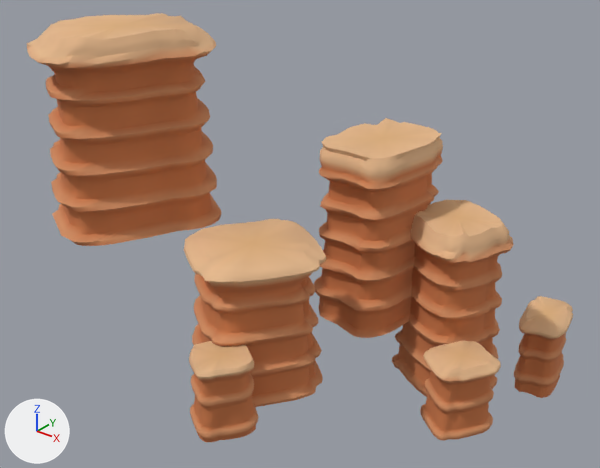
The glTF model public/desert-canyon/vista/terrain-089.glb as it was, and as the next commit left it.
Camera for both pictures: a camera (50 mm lens) standing at (134.7, -181.4, 169.9) and looking at (-5.8, -5.7, 61.0). The axes (+X, +Y, +Z) are drawn at lower left. The lights are the same throughout. The first picture is the older version. Vertices at exactly the same position are counted once.

The older version as bpy lines, for what is in view:
```python
me_mesh_0 = bpy.data.meshes.new('Mesh_0')
me_mesh_0.from_pydata(...)  # 12607 vertices, 24920 faces; spans x -59.1..59.1, y -67.4..67.4, z 0.0..125.4
me_mesh_0.materials.append(mat_material_0)
ob_terrain_089 = bpy.data.objects.new('terrain-089', me_mesh_0)
ob_terrain_089.location = (0.0, 0.0, 0.0)
```
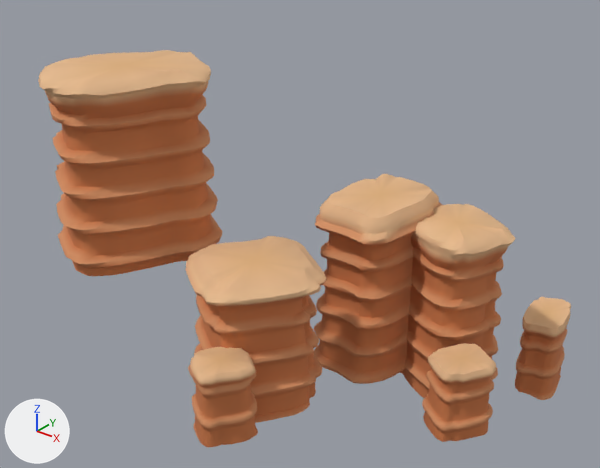
Changed parts and their boxes (x1, y1, x2, y2) in the pictures (600 x 468 px; the box of a moved part takes in the faces that stretch with it):
'terrain-089', reshaped (7% shorter)
    before: (27, 13, 573, 442)
    after: (38, 50, 571, 447)
part 1 of me_mesh_0, rebuilt
    before: (189, 341, 258, 442)
    after: (188, 347, 258, 447)
part 2 of me_mesh_0, rebuilt
    before: (392, 200, 514, 397)
    after: (400, 204, 515, 398)
part 3 of me_mesh_0, rebuilt
    before: (184, 219, 326, 407)
    after: (185, 236, 326, 423)
part 4 of me_mesh_0, rebuilt
    before: (314, 118, 443, 338)
    after: (314, 174, 442, 384)
part 5 of me_mesh_0, rebuilt
    before: (27, 13, 221, 246)
    after: (38, 50, 222, 276)
part 6 of me_mesh_0, rebuilt (9% narrower)
    before: (420, 341, 501, 441)
    after: (422, 343, 496, 442)
part 7 of me_mesh_0, moved or reshaped
    before: (514, 296, 573, 398)
    after: (515, 297, 571, 400)

What the commit changed:
me_mesh_0 is used by ob_terrain_089; location (0.0, 0.0, 0.0).
me_mesh_0 had 12607 vertices, 24920 faces and spanned x -59.1..59.1, y -67.4..67.4, z 0.0..125.4.
me_mesh_0 now has 12614 vertices, 25200 faces and spans x -58.9..58.9, y -66.8..66.8, z 0.0..115.0.
me_mesh_0 part 1: the loose piece of 1801 vertices spanning x 1.9..19.8, y -67.4..-48.9, z 31.1..52.8 is rebuilt with 1802 vertices and now spans x 2.3..19.6, y -66.8..-48.7, z 29.4..51.0.
me_mesh_0 part 2: the loose piece of 1801 vertices spanning x 16.0..49.1, y 3.1..35.6, z 13.9..69.3 is rebuilt with 1802 vertices and now spans x 16.1..49.4, y 3.8..35.1, z 12.2..67.6.
me_mesh_0 part 3: the loose piece of 1801 vertices spanning x -15.0..23.8, y -57.5..-18.2, z 33.8..74.2 is rebuilt with 1802 vertices and now spans x -15.2..24.0, y -57.3..-17.9, z 28.7..69.2.
me_mesh_0 part 4: the loose piece of 1801 vertices spanning x -4.1..25.0, y -7.9..32.7, z 34.9..90.6 is rebuilt with 1802 vertices and now spans x -4.5..25.5, y -7.6..33.0, z 17.0..72.7.
me_mesh_0 part 5: the loose piece of 1801 vertices spanning x -59.1..-14.6, y -65.8..-16.2, z 71.3..125.4 is rebuilt with 1802 vertices and now spans x -58.9..-15.0, y -64.5..-16.8, z 61.0..115.0.
me_mesh_0 part 6: the loose piece of 1801 vertices spanning x 37.3..57.8, y -9.8..11.8, z 13.7..37.0 is rebuilt with 1802 vertices and now spans x 37.8..57.1, y -9.1..11.6, z 12.3..35.6.
me_mesh_0 part 7: 3 vertices moved within x 45.1..54.6, y 46.2..65.0, z 13.2..23.3; 1798 vertices removed from x 42.3..59.1, y 42.2..67.4, z 0.0..26.7; 1799 vertices added at x 42.4..58.9, y 43.4..66.8, z 0.0..26.7.
